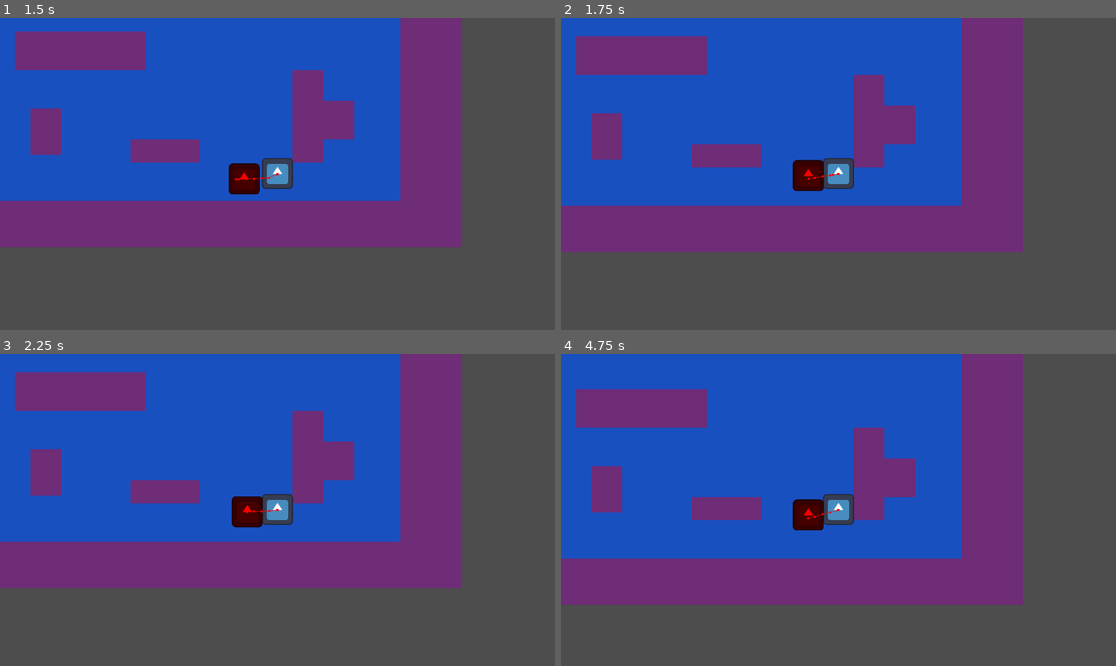
Above: before the commit, frames 1-4 (two rows, left to right).
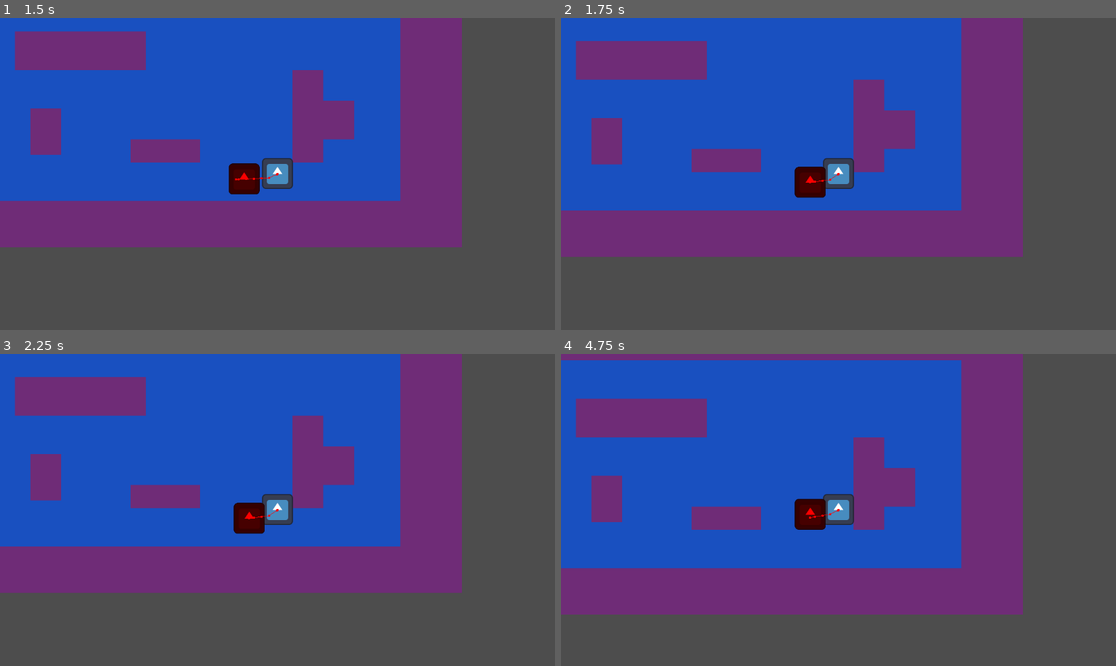
Above: after the commit, the same moments.

Repository: yoyo2kill/Unnamed-devlopent-inc
Game: Godot game, scene res://scence/main.tscn
The game is run twice, just before and just after one commit, with the same random seed, the same clock (stepped at 60 frames per second) and the same inputs. The engine's default icon, where the game draws it, is replaced by a stand-in: a white triangle on a blue panel in a dark square.
Inputs:
- Up to frame 1 (1.5 s): hold Right (ui_right) from 0.53 s (still down); tap Up (ui_up) at 0.77 s
- Up to frame 2 (1.75 s): keep holding Right (ui_right); tap Up (ui_up) at 1.52 s
- Up to frame 3 (2.25 s): release Right (ui_right) at 2.03 s; hold Left (ui_left) from 2.03 s (still down)
- Up to frame 4 (4.75 s): release Left (ui_left) at 2.78 s; hold Right (ui_right) 2.78-4.28 s; tap Up (ui_up) at 3.02, 3.77, 4.52 s; hold Left (ui_left) from 4.28 s (still down)

Frame 1 is identical in both runs. In frame 2, 4.5% of the frame differs, in the area x 0-84%, y 5-77%; in frame 3, 4.5%; in frame 4, 9.8%, in the area x 0-84%, y 0-84%.

Commit message:
Update enemy.tscn
Fixes the bug issues

Diff:
--- a/scence/enemy.tscn
+++ b/scence/enemy.tscn
@@ -4,7 +4,7 @@
 [ext_resource type="Texture2D" uid="uid://djbxfm3lrid5o" path="res://icon.svg" id="2_0p8j0"]
 
 [sub_resource type="CircleShape2D" id="CircleShape2D_355ya"]
-radius = 64.0078
+radius = 56.0357
 
 [node name="Enemy" type="CharacterBody2D"]
 collision_layer = 2
